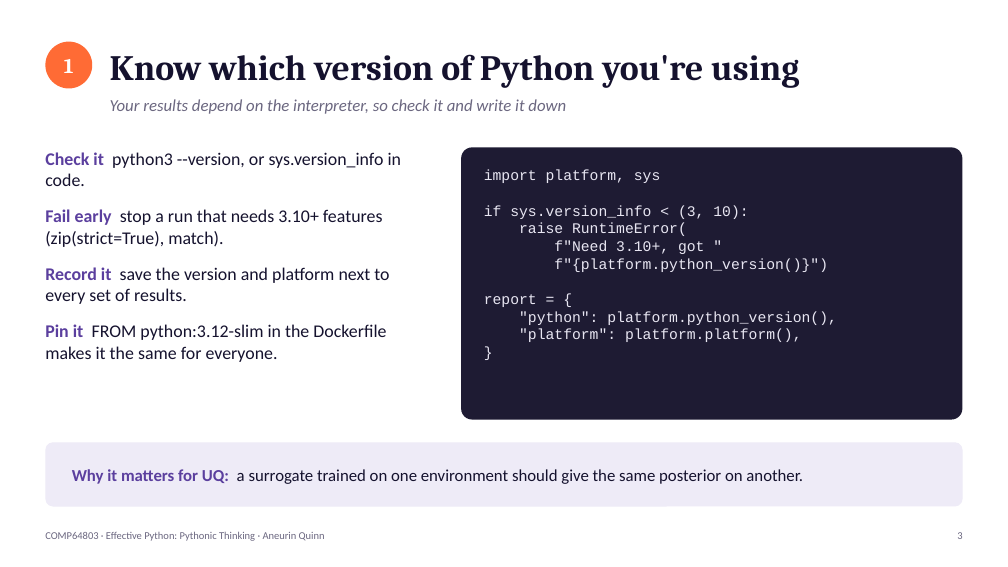
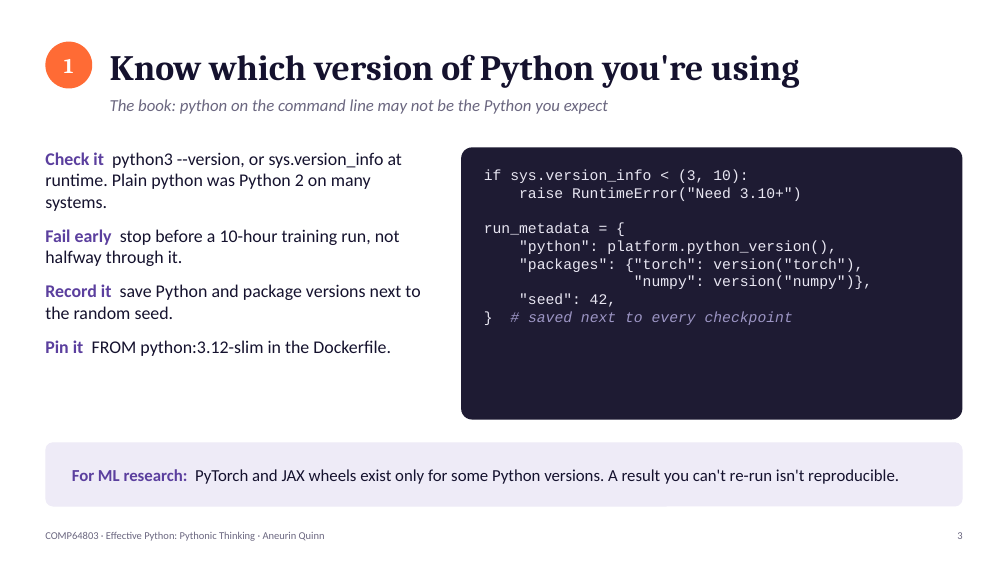
Before and after one commit to mingfeisun/COMP64803-Responsible-Reproducible-AI, a slide deck: slide 3 of cohort-2026/Aneurin_Quinn/Effective_Python/Pythonic_Thinking_AQ.pptx. Drawn at 1008x567 pixels with LibreOffice and Linux fonts; fonts in the diff are those of the drawing. Boxes give left, top, right and bottom in pixels: in the first picture for what was removed or moved away, otherwise in the second. Text is boxed around its words. In the diff, an @@ line names an element or a change of style, - is before the commit and + after.

```diff
--- a/cohort-2026/Aneurin_Quinn/Effective_Python/Pythonic_Thinking_AQ.pptx
+++ b/cohort-2026/Aneurin_Quinn/Effective_Python/Pythonic_Thinking_AQ.pptx
@@ text at [110, 99, 608, 114]: text changed @@
-Your results depend on the interpreter, so check it and write it down
+The book: python on the command line may not be the Python you expect
@@ text at [45, 152, 420, 356]: text changed @@
-Check it python3 --version, or sys.version_info in code.
-Fail early stop a run that needs 3.10+ features (zip(strict=True), match).
-Record it save the version and platform next to every set of results.
-Pin it FROM python:3.12-slim in the Dockerfile makes it the same for everyone.
+Check it python3 --version, or sys.version_info at runtime. Plain python was Python 2 on many systems.
+Fail early stop before a 10-hour training run, not halfway through it.
+Record it save Python and package versions next to the random seed.
+Pin it FROM python:3.12-slim in the Dockerfile.
@@ text at [484, 170, 660, 183]: paragraph removed @@
-import platform, sys
@@ text at [484, 187, 802, 235]: text changed @@
-raise RuntimeError(
-f"Need 3.10+, got "
-f"{platform.python_version()}")
-report = {
+raise RuntimeError("Need 3.10+")
+run_metadata = {
@@ text at [519, 258, 872, 325]: text changed @@
-"platform": platform.platform(),
-}
+"packages": {"torch": version("torch"),
+"numpy": version("numpy")},
+"seed": 42,
+} # saved next to every checkpoint
@@ text at [72, 469, 899, 484]: text changed @@
-Why it matters for UQ: a surrogate trained on one environment should give the same posterior on another.
+For ML research: PyTorch and JAX wheels exist only for some Python versions. A result you can't re-run isn't reproducible.
```
Also in this commit, not shown: 7 other slides changed, 2 slides added, 2 slides removed, 8 other files.
